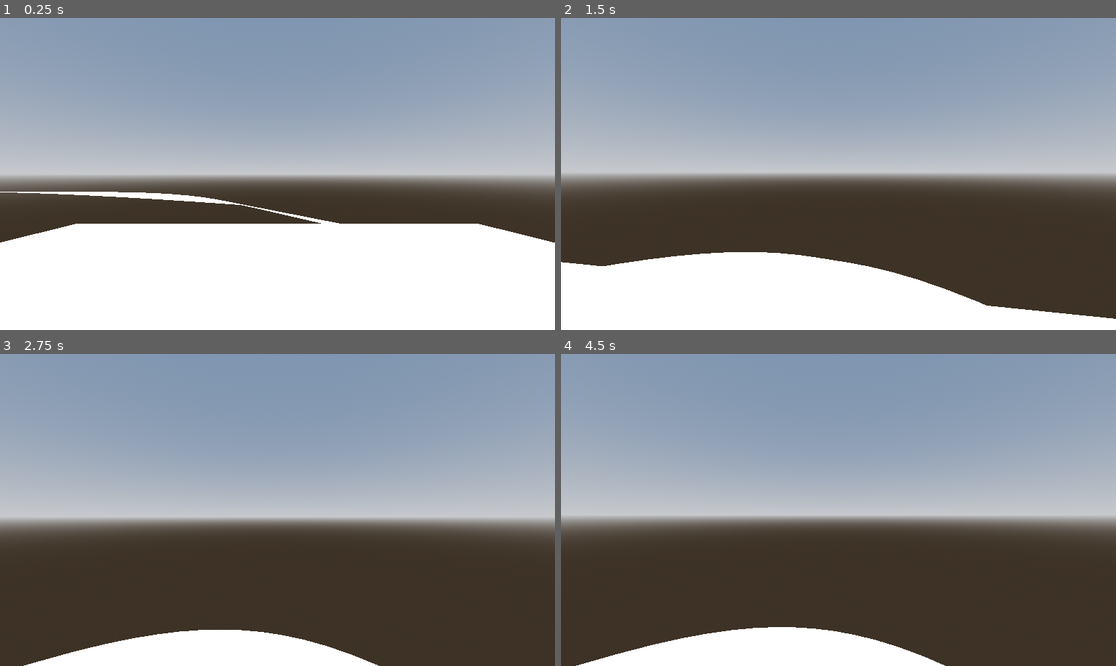
Above: before the commit, frames 1-4 (two rows, left to right).
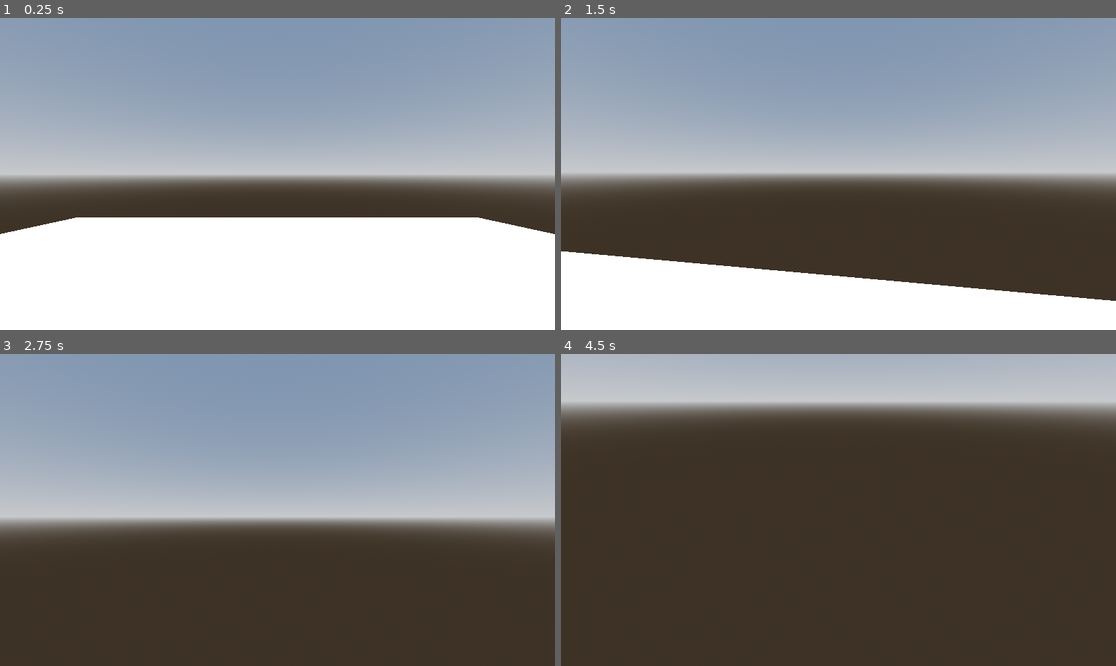
Above: after the commit, the same moments.

Repository: MrDragonMister/Raid_And_Rescue
Game: Godot game, scene res://node.tscn
Same seed, same stepped clock (60 frames per second), same inputs: the game is played once before the commit and once after it.
Inputs (mouse positions are in pixels of both pictures, inside the frame that each line leads up to):
- Up to frame 1 (0.25 s): no input
- Up to frame 2 (1.5 s): tap Enter (ui_accept) at 0.5, 0.77 s; move the mouse to (866, 174) at 0.52 s; hold Up (ui_up) from 0.53 s (still down); move the mouse to (810, 174) at 1.27 s
- Up to frame 3 (2.75 s): keep holding Up (ui_up); tap Enter (ui_accept) at 1.52, 2 s; move the mouse to (288, 503) at 2.02 s
- Up to frame 4 (4.5 s): keep holding Up (ui_up); tap Enter (ui_accept) at 2.75, 3.02, 3.5, 3.77 s; move the mouse to (832, 516) at 2.77 s; move the mouse to (877, 513) at 3.52 s; tap F5 (switch_camera, bound only after the commit) at 4.15 s; move the mouse to (794, 506) at 4.27 s

The runs differ from the first frame. In frame 1, 2.6% of the frame differs, in the area x 0-100%, y 55-72%; in frame 2, 3.8%; in frame 3, 4.8%; in frame 4, 62%, in the area x 0-100%, y 0-100%.

Commit message:
third person camera switch

Diff:
--- a/Player.gd
+++ b/Player.gd
@@ -11,18 +11,37 @@
 var t_bob = 0.0
 
 @onready var head: Node3D = $Head
-@onready var camera: Camera3D = $Head/Camera3D
+@onready var camera1: Camera3D = $Head/Camera3D
+@onready var camera2: Camera3D = $Head/Camera3D2
+var active_camera: Camera3D
 
 
 func _ready() -> void:
+	active_camera = camera1
+	camera1.current = true
+	camera2.current = false
 	Input.set_mouse_mode(Input.MOUSE_MODE_CAPTURED)
+
+func _process(delta: float) -> void:
+	if Input.is_action_just_pressed("switch_camera"):
+		toggle_camera()
+
+func toggle_camera():
+	if active_camera == camera1:
+		active_camera = camera2
+		camera1.current = false
+		camera2.current = true
+	else:
+		active_camera = camera1
+		camera1.current = true
+		camera2.current = false
 
 
 func _unhandled_input(event: InputEvent) -> void:
 	if event is InputEventMouseMotion:
 		head.rotate_y(-event.relative.x * SENSITIVITY)
-		camera.rotate_x(-event.relative.y * SENSITIVITY)
-		camera.rotation.x = clamp(camera.rotation.x, deg_to_rad(-40), deg_to_rad(60))
+		active_camera.rotate_x(-event.relative.y * SENSITIVITY)
+		active_camera.rotation.x = clamp(active_camera.rotation.x, deg_to_rad(-40), deg_to_rad(60))
 
 
 func _physics_process(delta: float) -> void:
@@ -47,7 +66,7 @@
 
 	# Head bob
 	t_bob += delta * velocity.length() * float(is_on_floor())
-	camera.transform.origin = _headbob(t_bob)
+	active_camera.transform.origin = _headbob(t_bob)
 
 	move_and_slide()
 
--- a/node.tscn
+++ b/node.tscn
@@ -15,6 +15,10 @@
 tonemap_mode = 2
 
 [sub_resource type="CapsuleMesh" id="CapsuleMesh_0jytv"]
+
+[sub_resource type="StandardMaterial3D" id="StandardMaterial3D_4tr4v"]
+vertex_color_use_as_albedo = true
+albedo_color = Color(0, 1, 0, 1)
 
 [sub_resource type="ConvexPolygonShape3D" id="ConvexPolygonShape3D_2dug5"]
 points = PackedVector3Array(-0.125207, -0.532801, -0.480507, 0.0227831, 0.47607, 0.498884, 0.169713, 0.559144, 0.464172 …(924 unchanged characters)…
@@ -34,19 +38,23 @@
 size = Vector3(16, 0.001, 16)
 
 [node name="Player" type="CharacterBody3D" parent="."]
+visibility_parent = NodePath("MeshInstance3D")
 collision_layer = 2
 platform_floor_layers = 4294901761
 script = ExtResource("1_wcbn5")
 
 [node name="MeshInstance3D" type="MeshInstance3D" parent="Player"]
+layers = 2
 mesh = SubResource("CapsuleMesh_0jytv")
+surface_material_override/0 = SubResource("StandardMaterial3D_4tr4v")
 
 [node name="CollisionShape3D" type="CollisionShape3D" parent="Player"]
-visible = false
 shape = SubResource("ConvexPolygonShape3D_2dug5")
 
 [node name="Head" type="Node3D" parent="Player"]
-transform = Transform3D(1, -0.000105745, -0.000212826, 0.000105693, 1, -0.000279043, 0.000212853, 0.000279023, 1, 0, 1, 0)
+transform = Transform3D(1, -0.000105745, -0.000212826, 0.000105693, 1, -0.000279043, 0.000212853, 0.000279023, 1, 0, 0.754013, 0)
 
 [node name="Camera3D" type="Camera3D" parent="Player/Head"]
-cull_mask = 1048573
+
+[node name="Camera3D2" type="Camera3D" parent="Player/Head"]
+transform = Transform3D(1, -0.00012446, 2.40847e-05, 9.43668e-05, 0.857742, 0.51408, -8.46378e-05, -0.51408, 0.857742, 0, 2, 4)
--- a/project.godot
+++ b/project.godot
@@ -23,10 +23,9 @@
 
 ui_left={
 "deadzone": 0.5,
-"events": [Object(InputEventKey,"resource_local_to_scene":fa …(118 unchanged characters)… ressed":false,"pressed":false,"keycode":4194319,"physical_keycode":0,"key_label":0,"unicode":0,"location":0,"echo":false,"script":null)
+"events": [Object(InputEventKey,"resource_local_to_scene":fa …(118 unchanged characters)… ressed":false,"pressed":false,"keycode":65,"physical_keycode":0,"key_label":0,"unicode":0,"location":0,"echo":false,"script":null)
 , Object(InputEventJoypadButton,"resource_local_to_scene":false,"resource_name":"","device":0,"button_index":13,"pressure":0.0,"pressed":false,"script":null)
 , Object(InputEventJoypadMotion,"resource_local_to_scene":false,"resource_name":"","device":0,"axis":0,"axis_value":-1.0,"script":null)
-, Object(InputEventKey,"resource_local_to_scene":false,"resource_name":"","device":-1,"window_id":0,"alt_pressed":false,"shift_pressed":false,"ctrl_pressed":false,"meta_pressed":false,"pressed":false,"keycode":0,"physical_keycode":65,"key_label":0,"unicode":97,"location":0,"echo":false,"script":null)
 ]
 }
 ui_right={
@@ -53,6 +52,11 @@
 , Object(InputEventKey,"resource_local_to_scene":false,"resource_name":"","device":-1,"window_id":0,"alt_pressed":false …(183 unchanged characters)…
 ]
 }
+switch_camera={
+"deadzone": 0.5,
+"events": [Object(InputEventKey,"resource_local_to_scene":false,"resource_name":"","device":0,"window_id":0,"alt_pressed":false,"shift_pressed":false,"ctrl_pressed":false,"meta_pressed":false,"pressed":false,"keycode":0,"physical_keycode":4194336,"key_label":0,"unicode":0,"location":0,"echo":false,"script":null)
+]
+}
 
 [rendering]
 
Not shown: 1 places in node.tscn that only renumber resources
